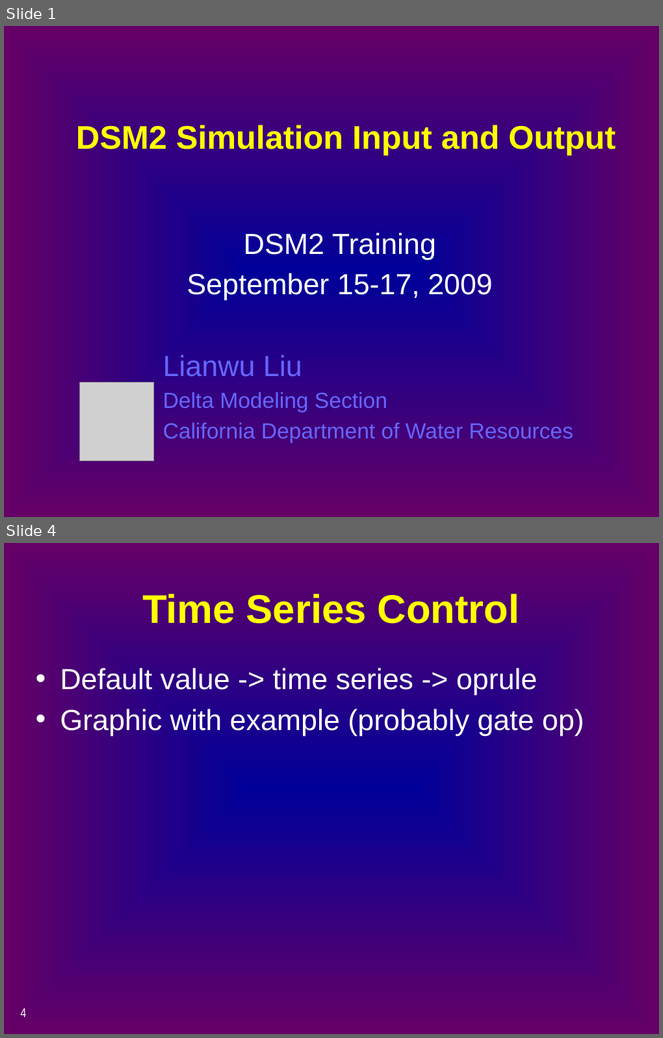
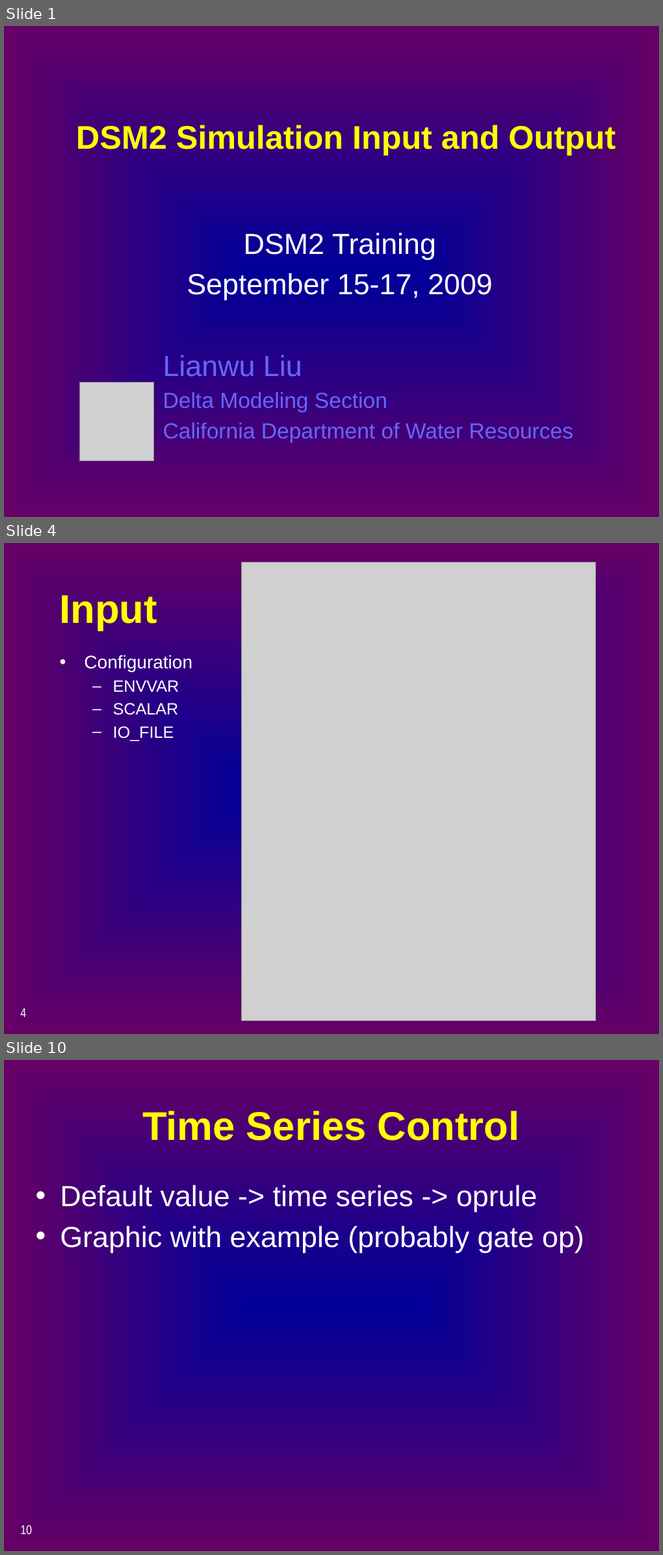
Before and after one commit to CADWRDeltaModeling/dsm2, a slide deck: dsm2/presentations/p4_simulation_data.pptx. Shown one above the other, each under a label of ours: slides 1 and 4 before the commit, slides 1, 4 and 10 after it; the slides between them are not shown. The pictures are 663x1038 and 663x1555 pixels, drawn with LibreOffice and Linux fonts; fonts in the diff are those of the drawing; grey boxes stand for pictures. Boxes give left, top, right and bottom in pixels: in the first picture for what was removed or moved away, otherwise in the second. Text is boxed around its words. In the diff, an @@ line names an element or a change of style, - is before the commit and + after.

```diff
--- a/dsm2/presentations/p4_simulation_data.pptx
+++ b/dsm2/presentations/p4_simulation_data.pptx
@@ slide 4 added at <box>4,543,659,1034</box>, background gradient #000099 to #660066 @@
@@ picture added at <box>241,563,596,1021</box> @@
@@ title added at <box>60,595,157,631</box>, 44 pt, text #FFFF00, bold @@
+Input
@@ text added at <box>84,655,192,741</box>, 18 pt, text #FFFFFF @@
+• Configuration
+  – ENVVAR
+  – SCALAR
+  – IO_FILE
@@ page number added at <box>20,1008,26,1017</box>, 14 pt, text #FFFFFF @@
+4
@@ what was slide 4 is now slide 10 @@
@@ page number at <box>20,1525,32,1535</box>: text changed @@
-4
+10
```
Also in this commit, not shown: 7 slides changed, 6 other slides added.
